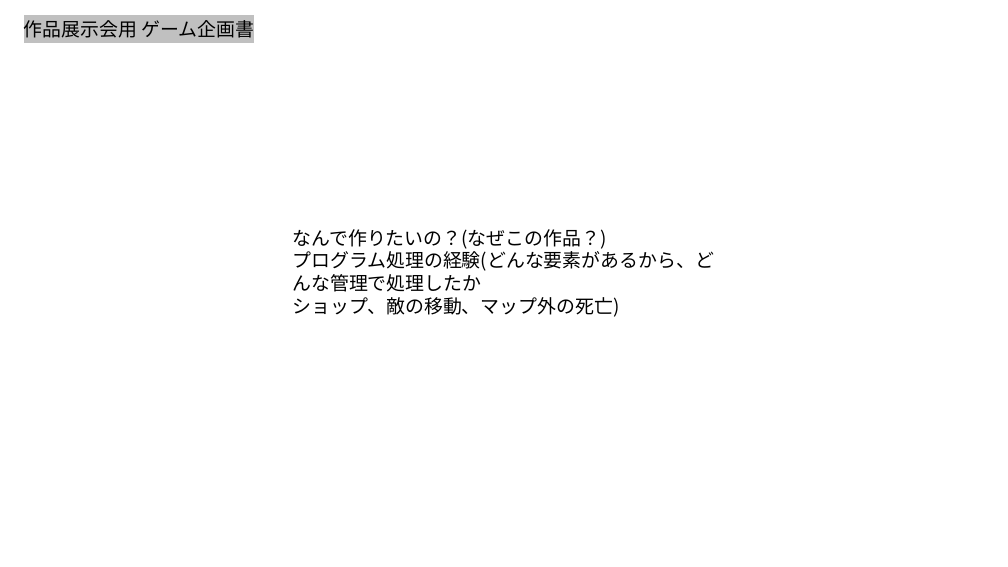
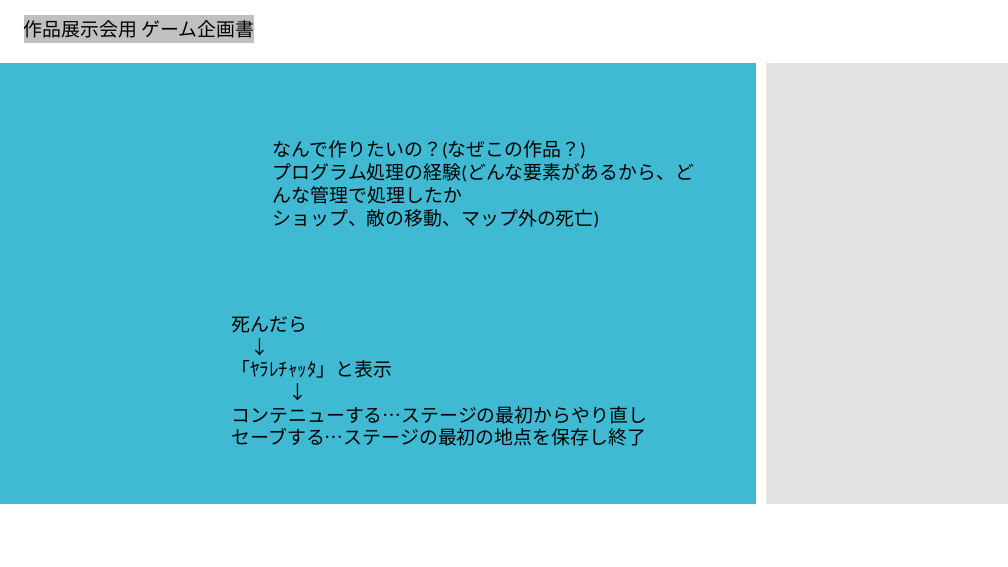
Before and after one commit to kakisawa/PalutenaGame, a slide deck: slide 8 of PalutenaGame/作品展示会用.pptx (slide 6 before the commit). Drawn at 1008x567 pixels with LibreOffice and Linux fonts; fonts in the diff are those of the drawing. Boxes give left, top, right and bottom in pixels: in the first picture for what was removed or moved away, otherwise in the second. Text is boxed around its words. In the diff, an @@ line names an element or a change of style, - is before the commit and + after.

```diff
--- a/PalutenaGame/作品展示会用.pptx
+++ b/PalutenaGame/作品展示会用.pptx
@@ rectangle added at bbox=[0, 63, 756, 504], fill #40BAD2 @@
@@ rectangle added at bbox=[767, 63, 1008, 504], fill #C8C8C8 at 50% opacity @@
@@ text "なんで作りたいの？(なぜこの作品？)": place and size @@
-text "なんで作りたいの？(なぜこの作品？)" at bbox=[292, 229, 714, 317]
+text "なんで作りたいの？(なぜこの作品？)" at bbox=[273, 140, 694, 228]
@@ text "なんで作りたいの？(なぜこの作品？)" at bbox=[273, 140, 694, 228]: font Noto Sans CJK JP to Calibri @@
@@ text added at bbox=[232, 316, 647, 446], 18 pt, text #000000 @@
+死んだら
+↓
+「ﾔﾗﾚﾁｬｯﾀ」と表示
+↓
+コンテニューする…ステージの最初からやり直し
+セーブする…ステージの最初の地点を保存し終了
```
Also in this commit, not shown: 5 other slides changed, 4 slides added, 1 other file.
